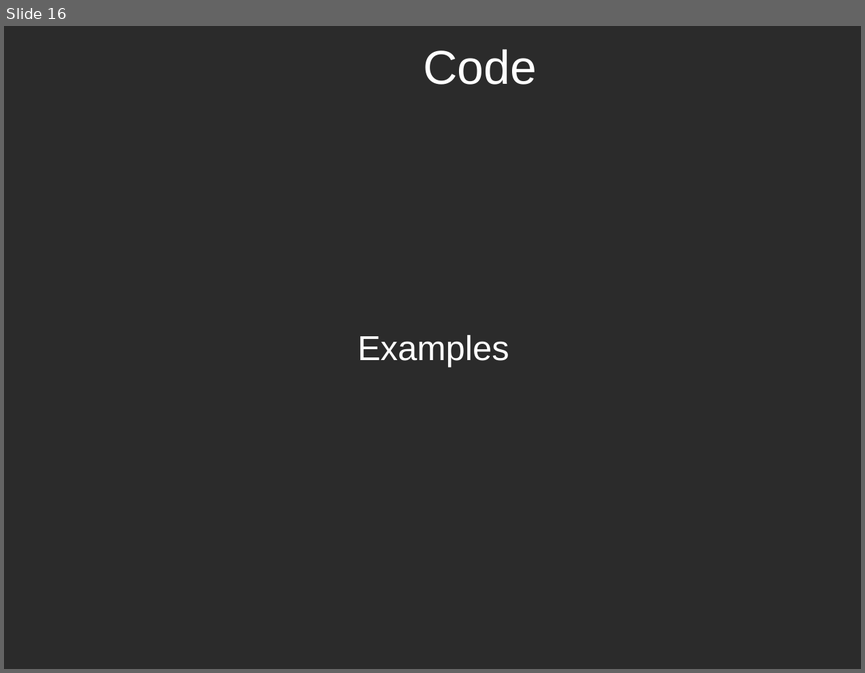
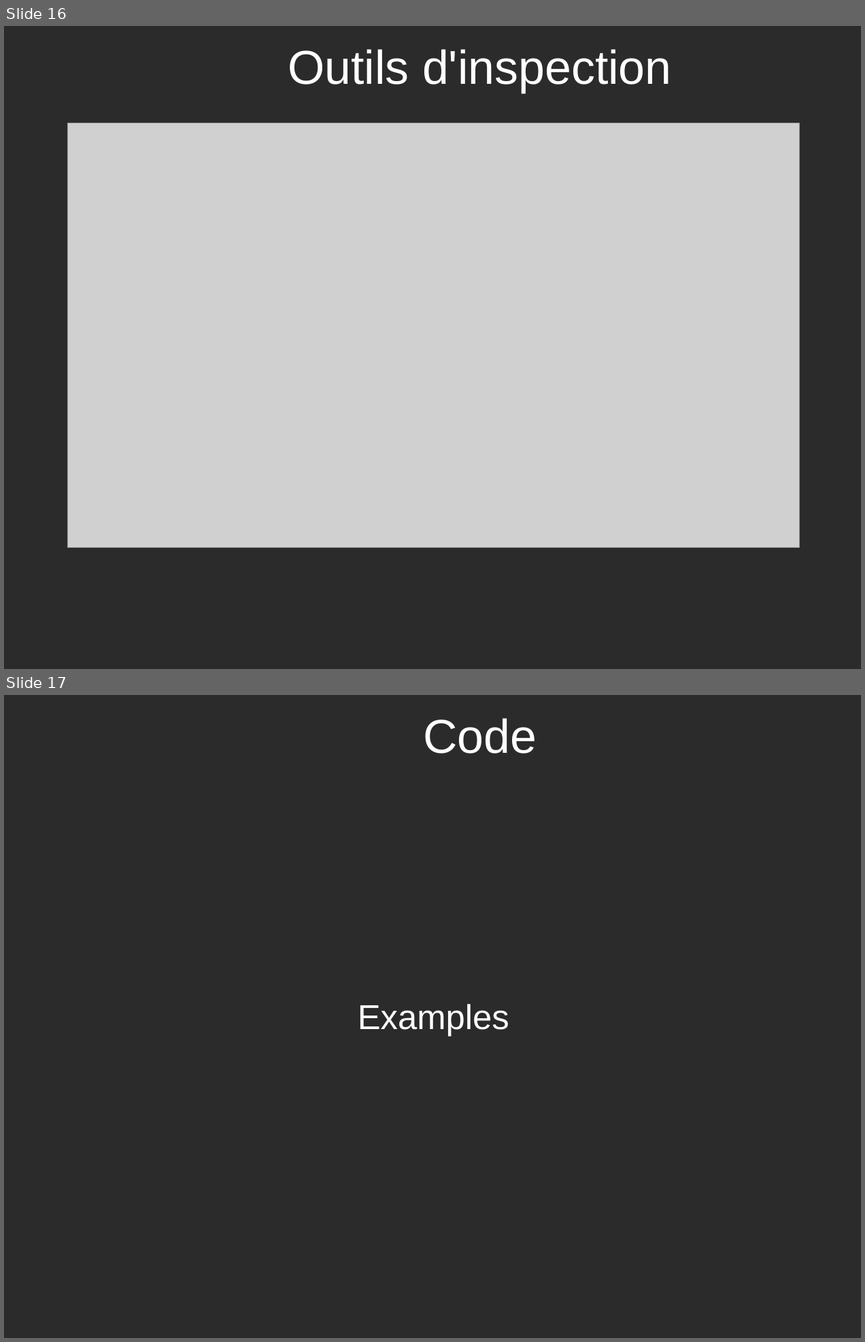
Before and after one commit to potyl/Webkit, a slide deck: WebKit-fr.odp. Shown one above the other, each under a label of ours: slide 16 before the commit, slides 16 and 17 after it. The pictures are 865x673 and 865x1342 pixels, drawn with LibreOffice and Linux fonts; fonts in the diff are those of the drawing; grey boxes stand for pictures; background and template pictures are left out; a plain dark background stands for a picture behind light text. Boxes give left, top, right and bottom in pixels: in the first picture for what was removed or moved away, otherwise in the second. Text is boxed around its words. In the diff, an @@ line names an element or a change of style, - is before the commit and + after.

Commit message:
Add PDF screenshot

```diff
--- a/WebKit-fr.odp
+++ b/WebKit-fr.odp
@@ slide 16 added at bbox=[4, 26, 861, 669], background picture (left out) @@
@@ title added at bbox=[288, 49, 671, 93], 44 pt, text #FFFFFF @@
+Outils d'inspection
@@ picture added at bbox=[68, 123, 800, 548] @@
@@ what was slide 16 is now slide 17 @@
```
Also in this commit, not shown: 4 slides changed, 1 other slide added.
